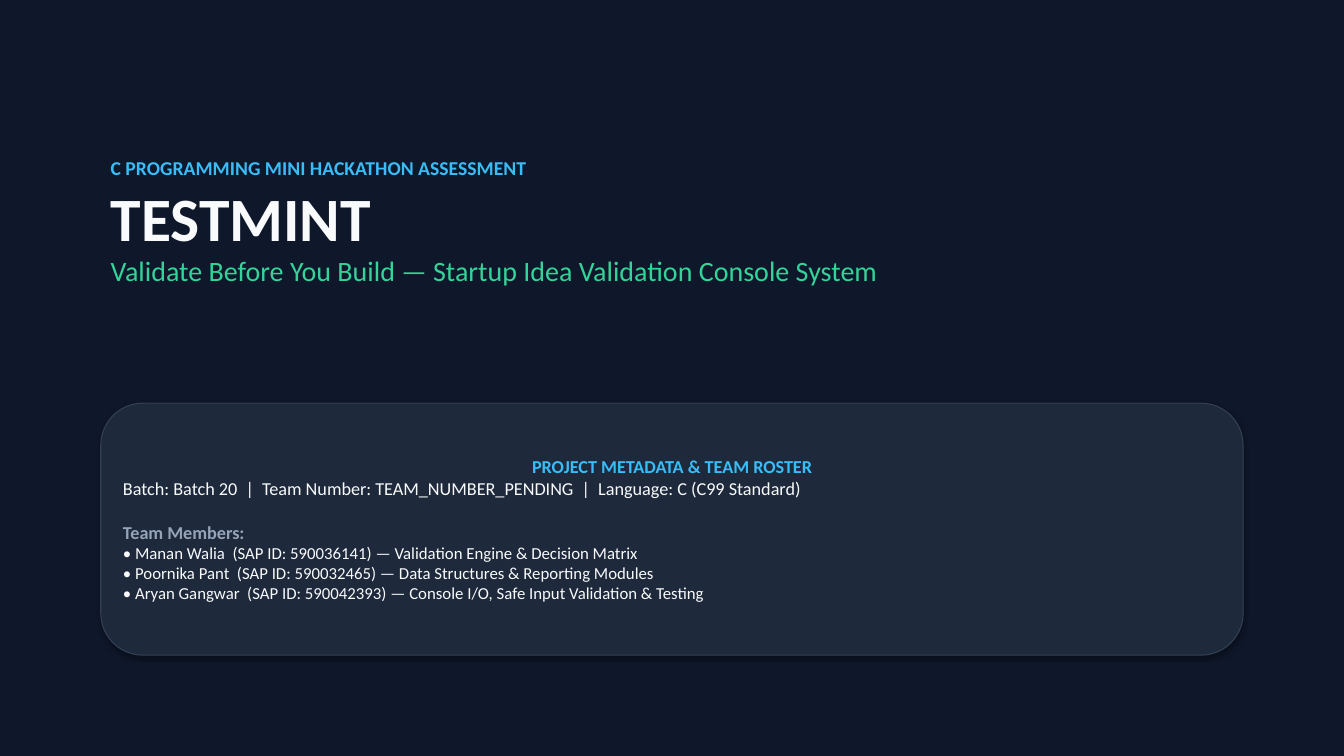
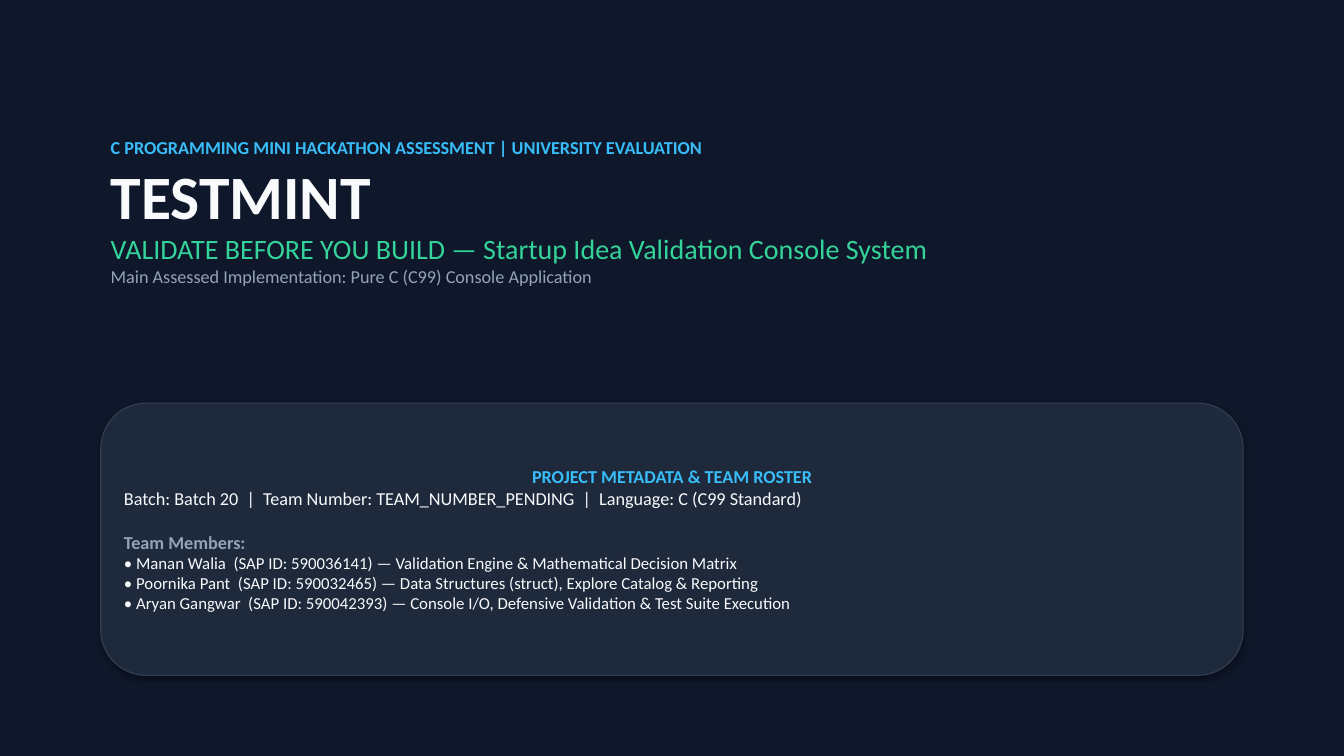
Before and after one commit to mananwalia987/Batch20_TeamPending_TestMint, a slide deck: slide 1 of presentation.pptx. Drawn at 1344x756 pixels with LibreOffice and Linux fonts; fonts in the diff are those of the drawing. Boxes give left, top, right and bottom in pixels: in the first picture for what was removed or moved away, otherwise in the second. Text is boxed around its words. In the diff, an @@ line names an element or a change of style, - is before the commit and + after.

Commit message:
Final audit: clean C submission, testing and viva docs

```diff
--- a/presentation.pptx
+++ b/presentation.pptx
@@ text "C PROGRAMMING MINI HACKATHON ASSESSMENT ...": place and size @@
-text "C PROGRAMMING MINI HACKATHON ASSESSMENT ..." at [111, 162, 877, 286]
+text "C PROGRAMMING MINI HACKATHON ASSESSMENT ..." at [111, 142, 927, 286]
@@ text at [111, 142, 702, 154]: text changed; size 14 to 13 pt @@
-C PROGRAMMING MINI HACKATHON ASSESSMENT
+C PROGRAMMING MINI HACKATHON ASSESSMENT | UNIVERSITY EVALUATION
@@ text at [111, 239, 927, 286]: text changed @@
-Validate Before You Build — Startup Idea Validation Console System
+VALIDATE BEFORE YOU BUILD — Startup Idea Validation Console System
+Main Assessed Implementation: Pure C (C99) Console Application
@@ rounded rectangle "PROJECT METADATA & TEAM ROSTER": place and size @@
-rounded rectangle "PROJECT METADATA & TEAM ROSTER" at [101, 403, 1243, 655]
+rounded rectangle "PROJECT METADATA & TEAM ROSTER" at [101, 403, 1243, 676]
@@ text in rounded rectangle at [136, 557, 790, 612]: text changed @@
-• Manan Walia (SAP ID: 590036141) — Validation Engine & Decision Matrix
-• Poornika Pant (SAP ID: 590032465) — Data Structures & Reporting Modules
-• Aryan Gangwar (SAP ID: 590042393) — Console I/O, Safe Input Validation & Testing
+• Manan Walia (SAP ID: 590036141) — Validation Engine & Mathematical Decision Matrix
+• Poornika Pant (SAP ID: 590032465) — Data Structures (struct), Explore Catalog & Reporting
+• Aryan Gangwar (SAP ID: 590042393) — Console I/O, Defensive Validation & Test Suite Execution
```
Also in this commit, not shown: 4 other slides changed, 1 slide added, 1 slide removed, 8 other files.
